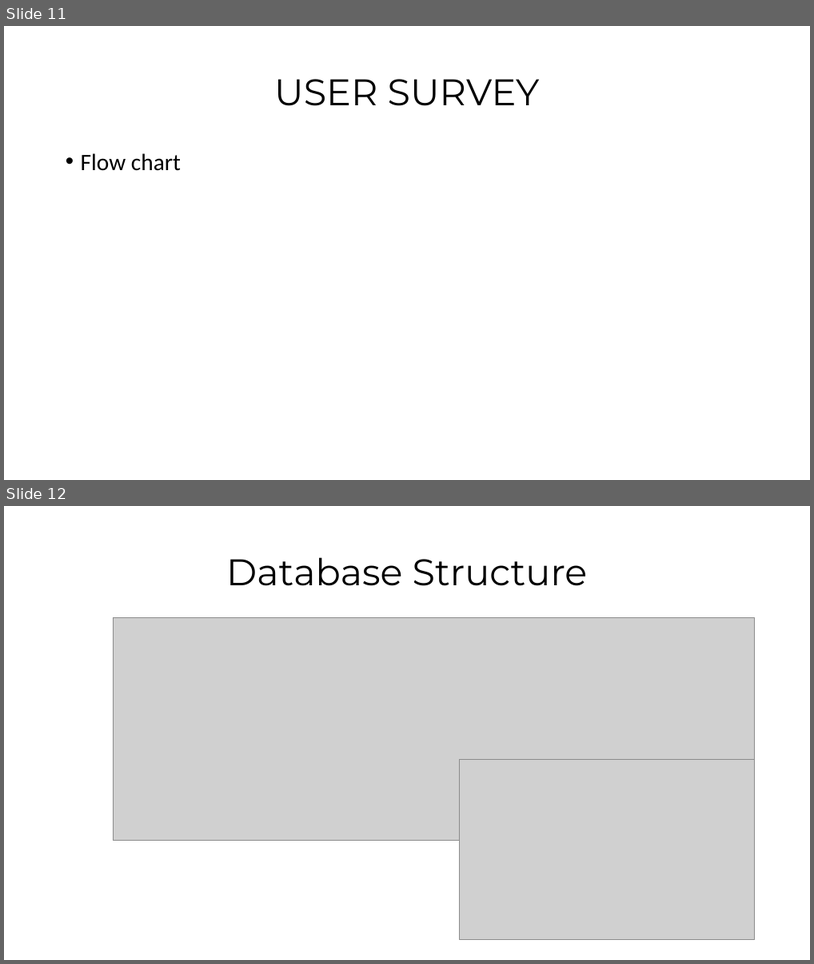
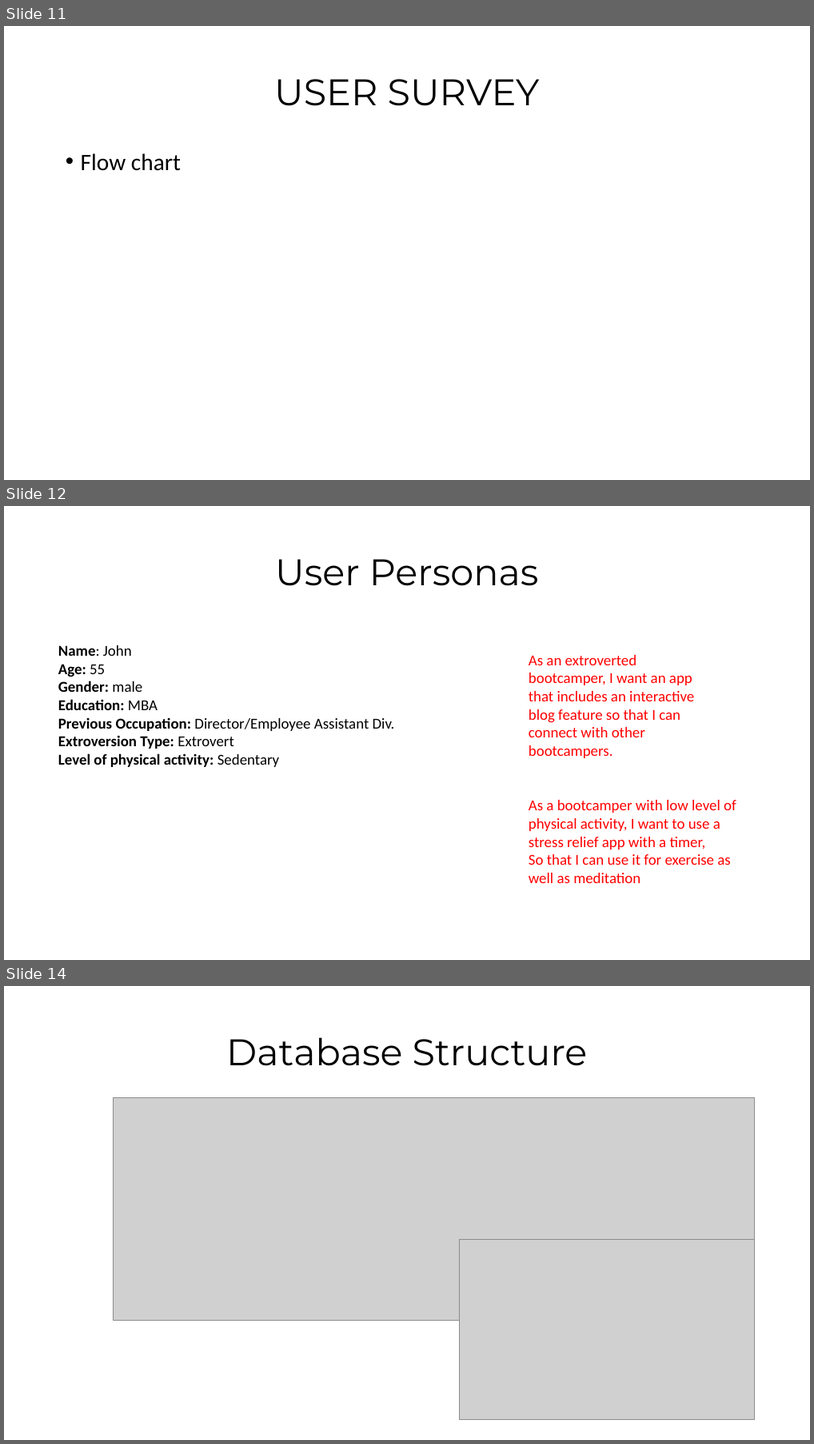
Before and after one commit to anastasia-starostina/Frontend-Mindactivity-App, a slide deck: team MINDACTIVITY.pptx. Shown one above the other, each under a label of ours: slides 11 and 12 before the commit, slides 11, 12 and 14 after it; the slides between them are not shown. The pictures are 814x964 and 814x1444 pixels, drawn with LibreOffice and Linux fonts; fonts in the diff are those of the drawing; grey boxes stand for pictures. Boxes give left, top, right and bottom in pixels: in the first picture for what was removed or moved away, otherwise in the second. Text is boxed around its words. In the diff, an @@ line names an element or a change of style, - is before the commit and + after.

```diff
--- a/team MINDACTIVITY.pptx
+++ b/team MINDACTIVITY.pptx
@@ slide 12 added at <box>4,506,810,960</box>, background #FFFFFF @@
@@ title added at <box>275,559,539,586</box>, 44 pt, text #000000 @@
+User Personas
@@ text added at <box>58,645,395,767</box>, 18 pt, text #000000, bold @@
+Name: John
+Age: 55
+Gender: male
+Education: MBA
+Previous Occupation: Director/Employee Assistant Div.
+Extroversion Type: Extrovert
+Level of physical activity: Sedentary
@@ text added at <box>529,655,694,758</box>, 18 pt, text #FF0000 @@
+As an extroverted bootcamper, I want an app that includes an interactive blog feature so that I can connect with other bootcampers.
@@ text added at <box>529,800,737,883</box>, 18 pt, text #FF0000 @@
+As a bootcamper with low level of physical activity, I want to use a stress relief app with a timer,
+So that I can use it for exercise as well as meditation
@@ what was slide 12 is now slide 14 @@
```
Also in this commit, not shown: 6 other slides added, 1 slide removed.
